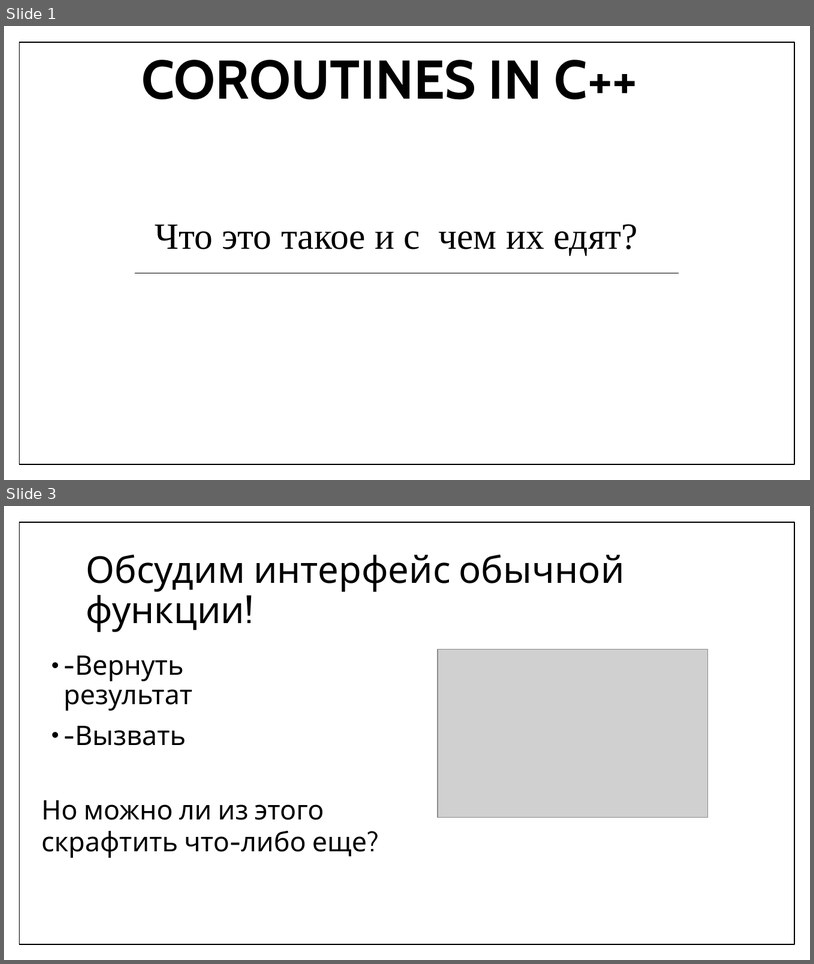
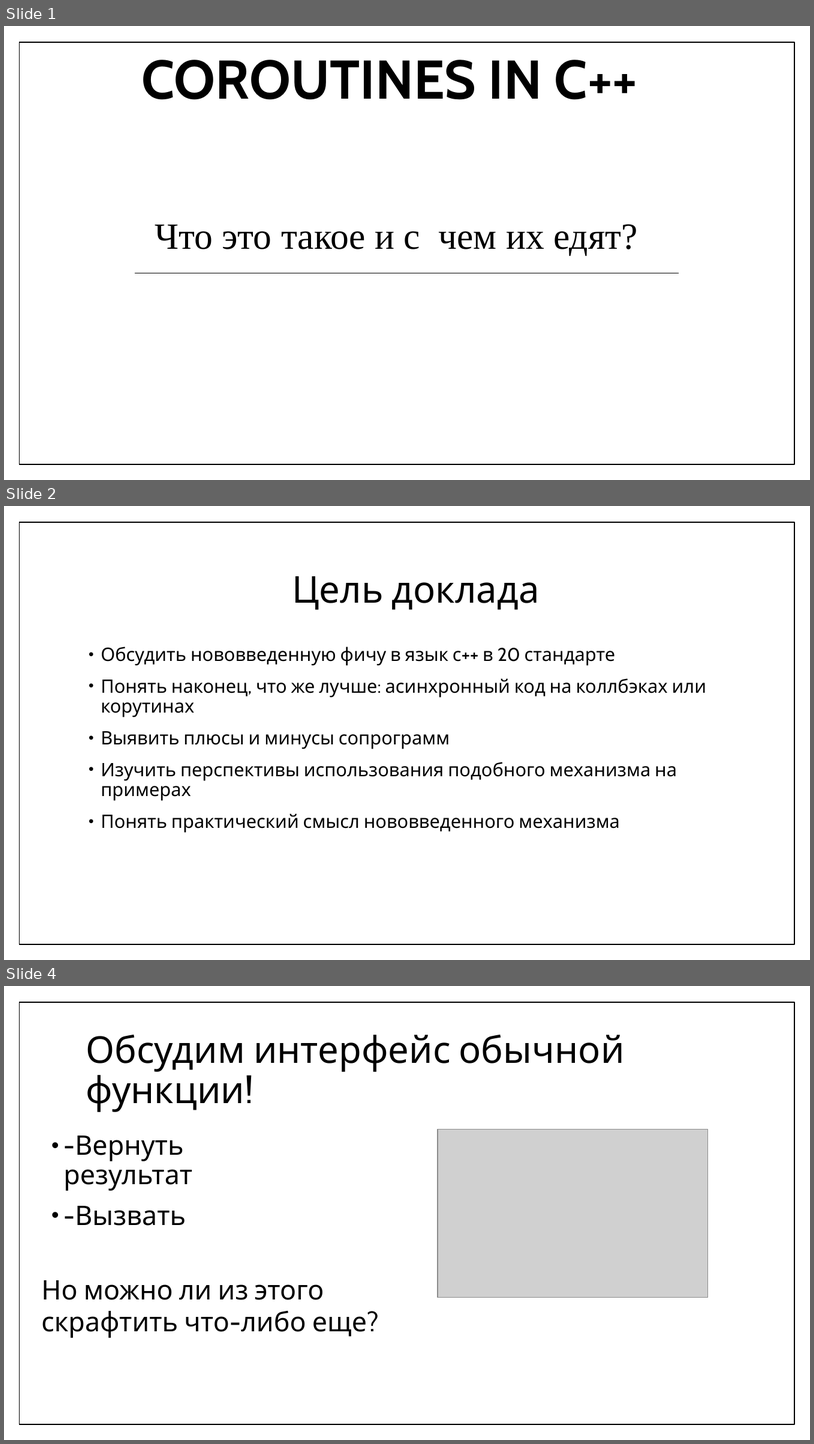
Before and after one commit to f0rmul/presentations, a slide deck: coro_present/coro.pptx. Shown one above the other, each under a label of ours: slides 1 and 3 before the commit, slides 1, 2 and 4 after it; the slides between them are not shown. The pictures are 814x964 and 814x1444 pixels, drawn with LibreOffice and Linux fonts; fonts in the diff are those of the drawing; grey boxes stand for pictures. Boxes give left, top, right and bottom in pixels: in the first picture for what was removed or moved away, otherwise in the second. Text is boxed around its words. In the diff, an @@ line names an element or a change of style, - is before the commit and + after.

Commit message:
v3

```diff
--- a/coro_present/coro.pptx
+++ b/coro_present/coro.pptx
@@ slide 2 added at (4, 506, 810, 960), background #FFFFFF; not listed: 1 template element that a slide beside it also shows @@
@@ title added at (292, 576, 539, 610), 44 pt, text #000000 @@
+Цель доклада
@@ text added at (101, 646, 707, 832), 22 pt, text #000000 @@
+• Обсудить нововведенную фичу в язык с++ в 20 стандарте
+• Понять наконец, что же лучше: асинхронный код на коллбэках или корутинах
+• Выявить плюсы и минусы сопрограмм
+• Изучить перспективы использования подобного механизма на примерах
+• Понять практический смысл нововведенного механизма
@@ what was slide 3 is now slide 4 @@
```
Also in this commit, not shown: 1 slide changed, 1 other slide added, 1 slide removed.
